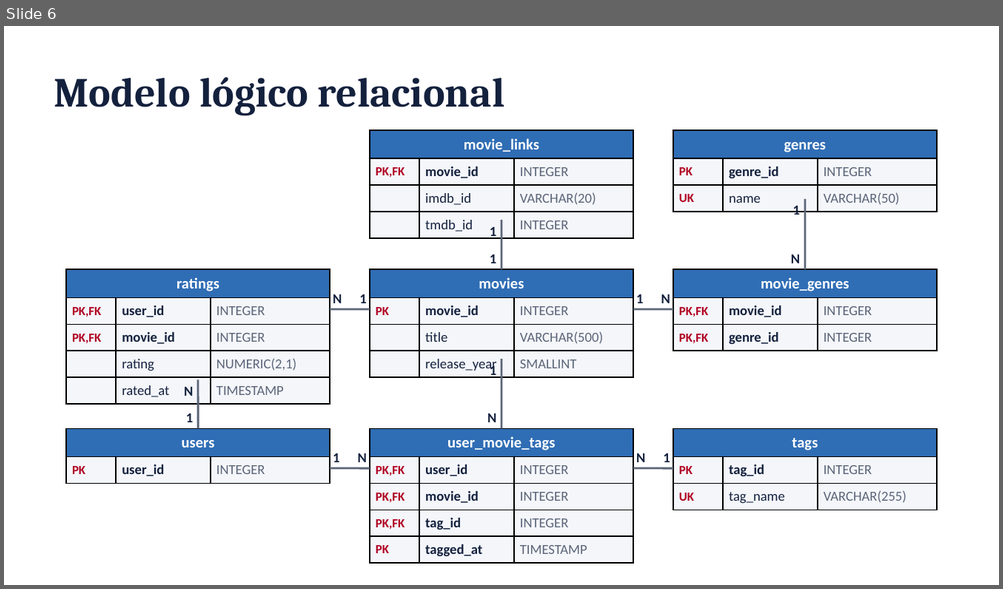
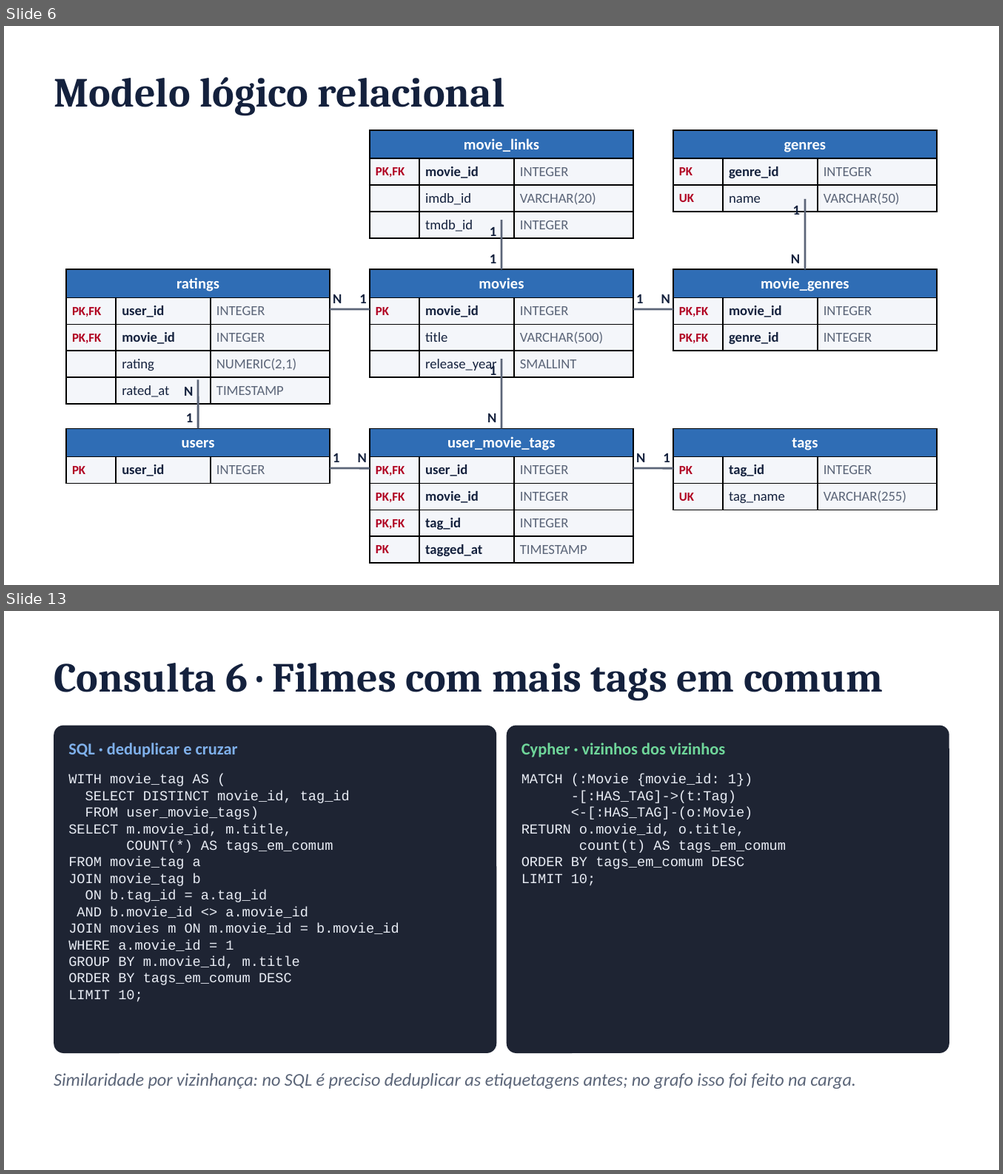
Before and after one commit to FineiasAntonio/BancoDeDados, a slide deck: docs/apresentacao.pptx. Shown one above the other, each under a label of ours: slide 6 before the commit, slides 6 and 13 after it; the slides between them are not shown. The pictures are 1003x589 and 1003x1174 pixels, drawn with LibreOffice and Linux fonts; fonts in the diff are those of the drawing. Boxes give left, top, right and bottom in pixels: in the first picture for what was removed or moved away, otherwise in the second. Text is boxed around its words. In the diff, an @@ line names an element or a change of style, - is before the commit and + after.

```diff
--- a/docs/apresentacao.pptx
+++ b/docs/apresentacao.pptx
@@ slide 13 added at box(4, 611, 999, 1170), background #FFFFFF @@
@@ text added at box(54, 663, 882, 701), 30 pt, text #14213D, bold @@
+Consulta 6 · Filmes com mais tags em comum
@@ rounded rectangle added at box(54, 726, 496, 1054), fill #1E2433 @@
@@ text added at box(68, 743, 238, 758), 12 pt, text #7FB0EA, bold @@
+SQL · deduplicar e cruzar
@@ rounded rectangle added at box(506, 726, 949, 1054), fill #1E2433 @@
@@ text added at box(521, 743, 725, 758), 12 pt, text #6FD69A, bold @@
+Cypher · vizinhos dos vizinhos
@@ text added at box(68, 774, 399, 1002), 10 pt, text #E8ECF4 @@
+WITH movie_tag AS (
+SELECT DISTINCT movie_id, tag_id
+FROM user_movie_tags)
+SELECT m.movie_id, m.title,
+COUNT(*) AS tags_em_comum
+FROM movie_tag a
+JOIN movie_tag b
+ON b.tag_id = a.tag_id
+AND b.movie_id <> a.movie_id
+JOIN movies m ON m.movie_id = b.movie_id
+WHERE a.movie_id = 1
+GROUP BY m.movie_id, m.title
+ORDER BY tags_em_comum DESC
+LIMIT 10;
@@ text added at box(521, 774, 785, 886), 10 pt, text #E8ECF4 @@
+MATCH (:Movie {movie_id: 1})
+-[:HAS_TAG]->(t:Tag)
+<-[:HAS_TAG]-(o:Movie)
+RETURN o.movie_id, o.title,
+count(t) AS tags_em_comum
+ORDER BY tags_em_comum DESC
+LIMIT 10;
@@ text added at box(54, 1073, 856, 1089), 13 pt, text #5B6578, italic @@
+Similaridade por vizinhança: no SQL é preciso deduplicar as etiquetagens antes; no grafo isso foi feito na carga.
```
Also in this commit, not shown: 5 slides changed, 7 other slides added, 5 slides removed.
